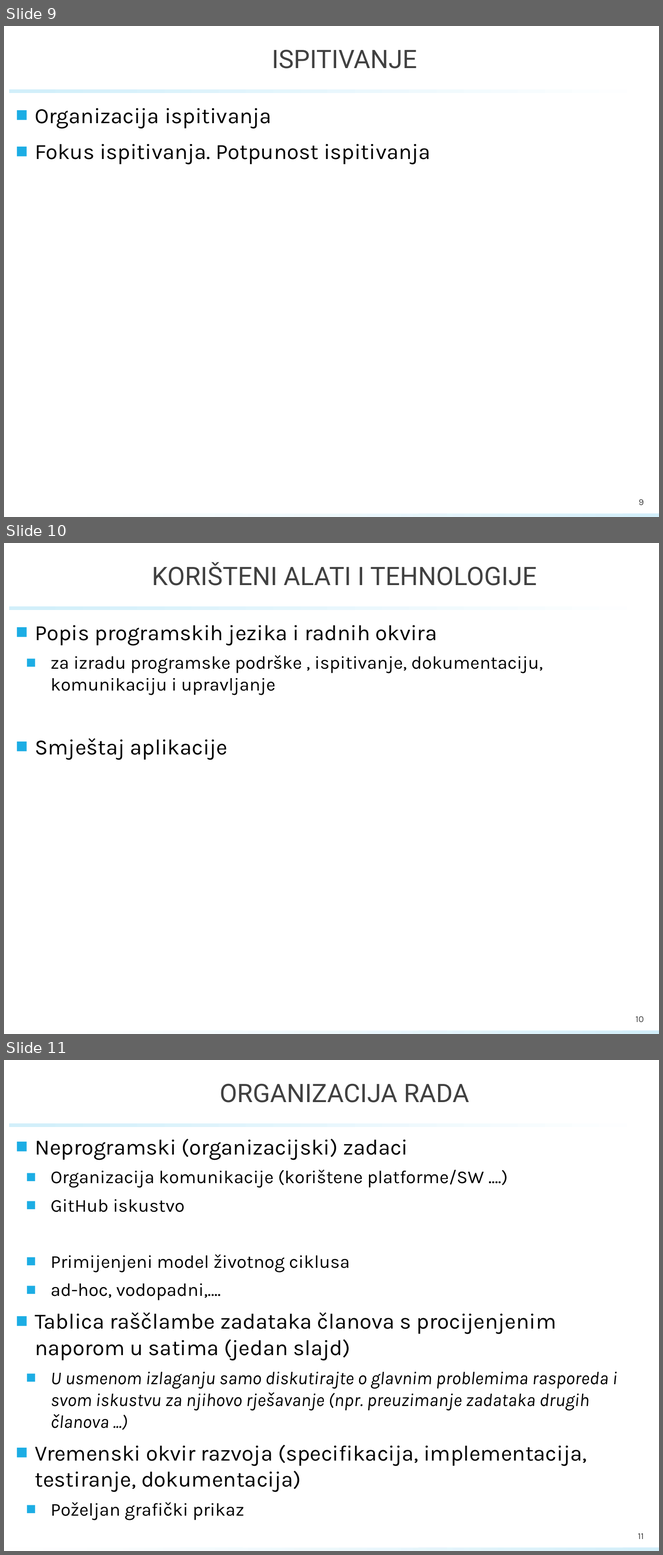
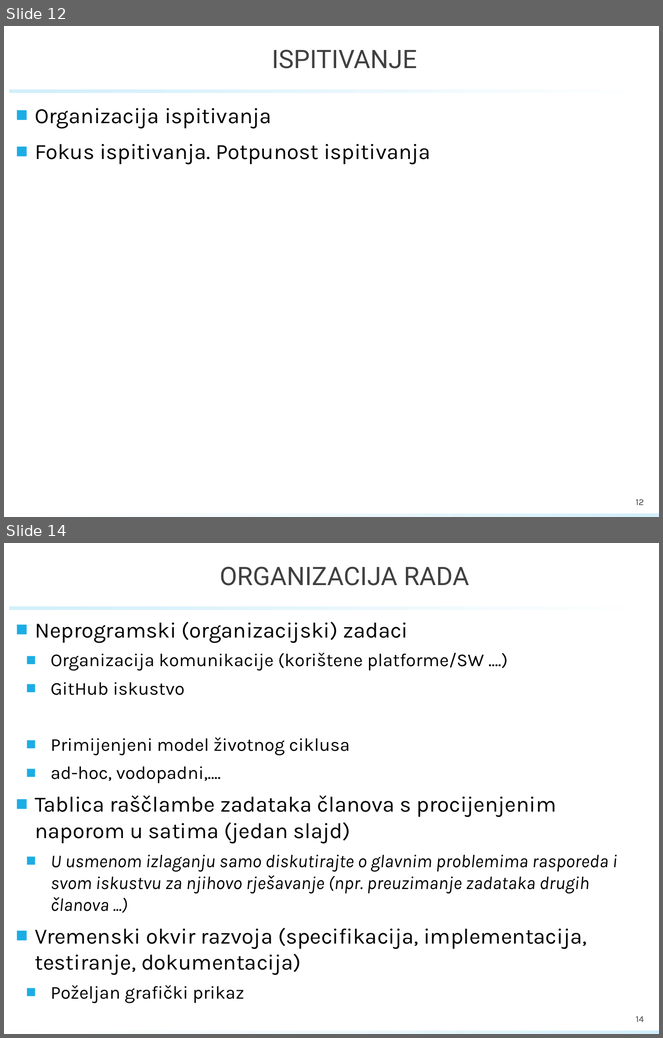
Before and after one commit to Luka-Sever/StambPravo, a slide deck: PROINZ_TG09.2_StanPlan.pptx. Shown one above the other, each under a label of ours: slides 9, 10 and 11 before the commit, slides 12 and 14 after it; the slides between them are not shown. The pictures are 663x1555 and 663x1038 pixels, drawn with LibreOffice and Linux fonts; fonts in the diff are those of the drawing; background and template pictures are left out. Boxes give left, top, right and bottom in pixels: in the first picture for what was removed or moved away, otherwise in the second. Text is boxed around its words. In the diff, an @@ line names an element or a change of style, - is before the commit and + after.

```diff
--- a/PROINZ_TG09.2_StanPlan.pptx
+++ b/PROINZ_TG09.2_StanPlan.pptx
@@ slide 10 removed at [4,543,659,1034], background #FFFFFF; not listed: 2 template elements that a slide beside it also shows @@
@@ title removed at [152,562,537,586] @@
-KORIŠTENI ALATI I TEHNOLOGIJE
@@ text removed at [35,625,543,760] @@
-■ Popis programskih jezika i radnih okvira
-  ■ za izradu programske podrške , ispitivanje, dokumentaciju, komunikaciju i upravljanje
-■ Smještaj aplikacije
@@ page number removed at [636,1017,644,1022] @@
-10
@@ what was slide 9 is now slide 12 @@
@@ page number at [636,500,644,505]: text changed @@
-9
+12
@@ what was slide 11 is now slide 14 @@
@@ page number at [636,1017,644,1022]: text changed @@
-11
+14
```
Also in this commit, not shown: 4 slides changed, 7 slides added, 3 other slides removed.
